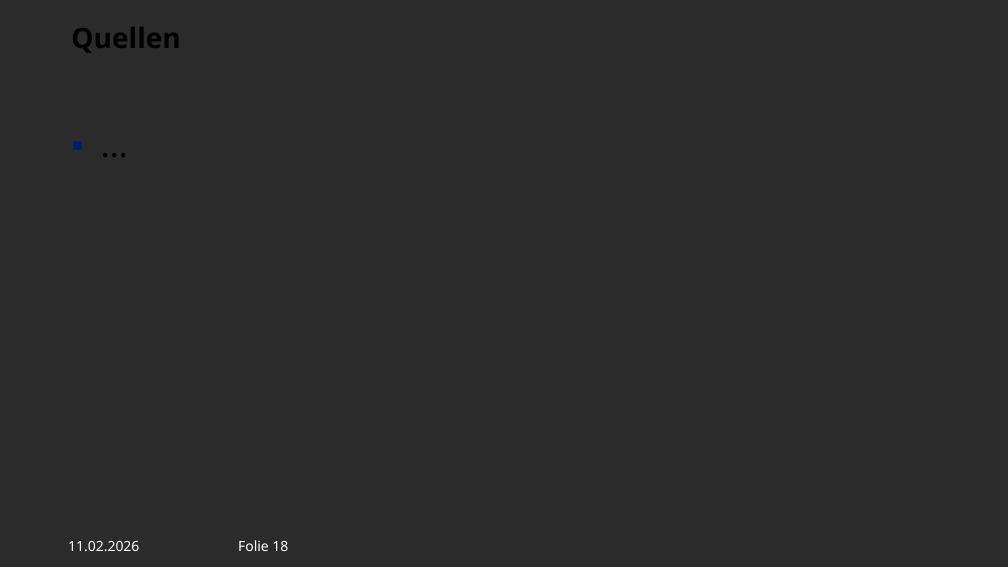
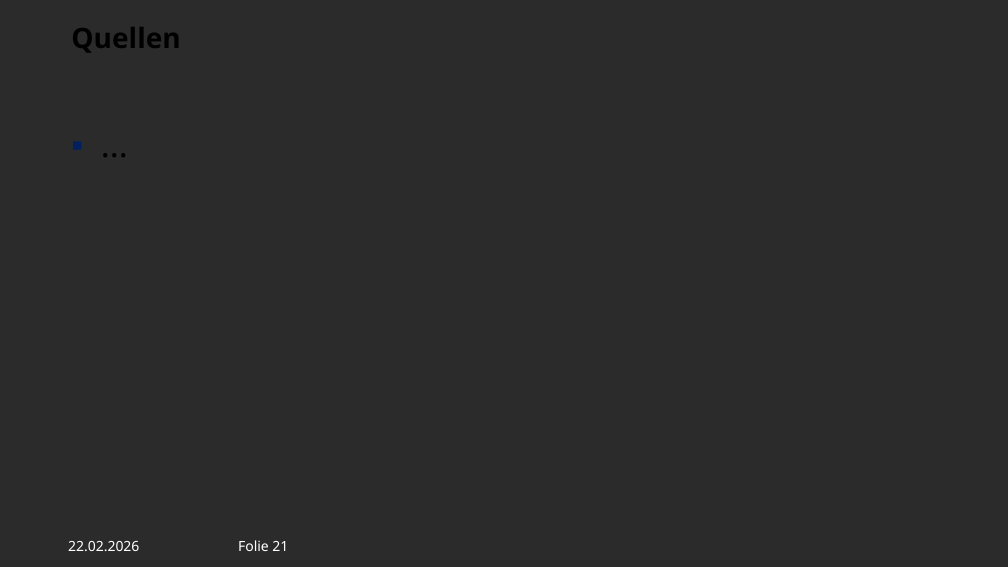
Before and after one commit to ElenaTorlopova/RAG_Obsidian, a slide deck: slide 21 of presentation.odp (slide 18 before the commit). Drawn at 1008x567 pixels with LibreOffice and Linux fonts; fonts in the diff are those of the drawing; background and template pictures are left out; a plain dark background stands for a picture behind light text. Boxes give left, top, right and bottom in pixels: in the first picture for what was removed or moved away, otherwise in the second. Text is boxed around its words. In the diff, an @@ line names an element or a change of style, - is before the commit and + after.

```diff
--- a/presentation.odp
+++ b/presentation.odp
@@ text at bbox=[68, 541, 139, 551]: text changed @@
-11.02.2026
+22.02.2026
@@ page number at bbox=[238, 540, 288, 551]: text changed @@
-Folie 18
+Folie 21
```
Also in this commit, not shown: 16 other slides changed, 5 slides added, 2 slides removed, 13 other files.
